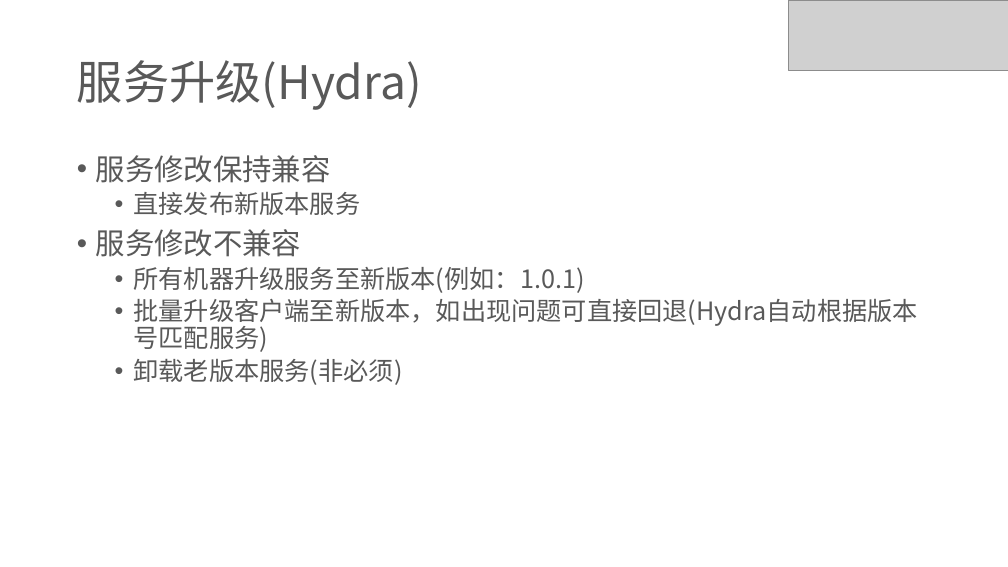
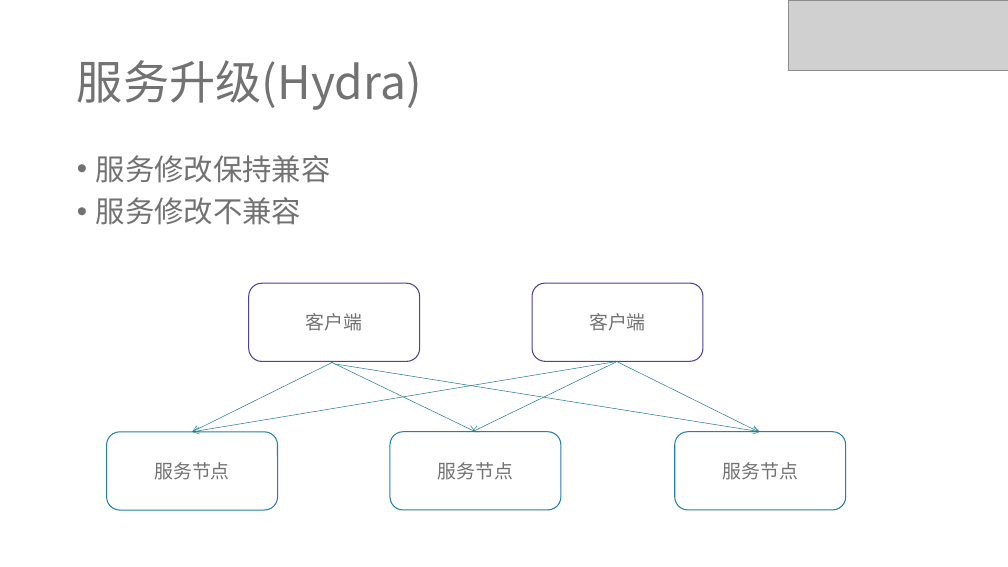
Before and after one commit to ivaneye/ivaneye.github.com, a slide deck: slide 9 of source/ppt/work/焦点服务化框架Hydra的演变-王一帆.pptx (slide 7 before the commit). Drawn at 1008x567 pixels with LibreOffice and Linux fonts; fonts in the diff are those of the drawing; grey boxes stand for pictures. Boxes give left, top, right and bottom in pixels: in the first picture for what was removed or moved away, otherwise in the second. Text is boxed around its words. In the diff, an @@ line names an element or a change of style, - is before the commit and + after.

Commit message:
ppt

```diff
--- a/source/ppt/work/焦点服务化框架Hydra的演变-王一帆.pptx
+++ b/source/ppt/work/焦点服务化框架Hydra的演变-王一帆.pptx
@@ title "服务升级(Hydra)" at bbox=[77, 60, 422, 110]: text colour #595959 to #727272 @@
@@ text "服务修改保持兼容" at bbox=[96, 155, 331, 225]: text colour #595959 to #727272 @@
@@ text at bbox=[134, 192, 361, 215]: paragraph removed @@
-  • 直接发布新版本服务
@@ text at bbox=[134, 267, 918, 385]: paragraphs removed @@
-  • 所有机器升级服务至新版本(例如：1.0.1)
-  • 批量升级客户端至新版本，如出现问题可直接回退(Hydra自动根据版本号匹配服务)
-  • 卸载老版本服务(非必须)
@@ rounded rectangle added at bbox=[249, 284, 420, 361], outline #4C4398 1 pt, 18 pt, text #727272 @@
+客户端
@@ rounded rectangle added at bbox=[532, 284, 703, 361], outline #4C4398 1 pt, 18 pt, text #727272 @@
+客户端
@@ arrow added from (334, 361) to (192, 432), #287F90 0.5 pt @@
@@ arrow added from (618, 361) to (192, 432), #287F90 0.5 pt @@
@@ arrow added from (329, 361) to (476, 432), #287F90 0.5 pt @@
@@ arrow added from (334, 364) to (761, 432), #287F90 0.5 pt @@
@@ arrow added from (618, 361) to (472, 432), #287F90 0.5 pt @@
@@ arrow added from (616, 361) to (759, 432), #287F90 0.5 pt @@
@@ rounded rectangle added at bbox=[107, 432, 278, 510], outline #247FAC 1 pt, 18 pt, text #727272 @@
+服务节点
@@ rounded rectangle added at bbox=[390, 432, 561, 510], outline #247FAC 1 pt, 18 pt, text #727272 @@
+服务节点
@@ rounded rectangle added at bbox=[675, 432, 846, 510], outline #247FAC 1 pt, 18 pt, text #727272 @@
+服务节点
```
Also in this commit, not shown: 11 other slides changed, 4 slides added, 2 slides removed, 1 other file.
